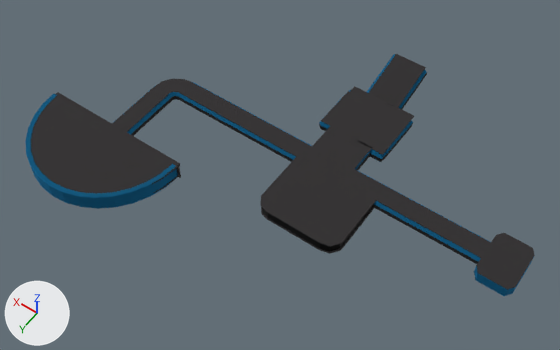
The Blender file BlenderModels/Chapter1/Chapter1-1Mesh.blend, before and after one commit.
Both versions are drawn from a 50 mm camera at (-89.0, 155.0, 250.0) aimed at (25.0, -5.0, -1.0). Lighting does not change. The marker at lower left points along +X, +Y and +Z.
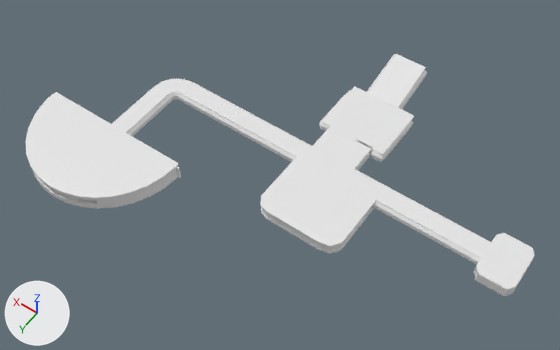
What changed in the scene script:
```text
Change me_plane_010:
    where me_plane_010.from_pydata(...)  # 160 vertices, 158 faces; spans x -1.0..0.92, y -0.94..0.98, z -0.09..0.0
    remove me_plane_010.materials.append(mat_material)  # black #2e2b2c
Change me_plane_005:
    where me_plane_005.from_pydata(...)  # 104 vertices, 102 faces; spans x -4.61..4.36, y -6.93..1.0, z -0.16..6.0
    remove me_plane_005.materials.append(mat_material)  # black #2e2b2c
Change me_semi_circle_002:
    where me_semi_circle_002.from_pydata(...)  # 90 vertices, 162 faces; spans x -25.0..1.2, y -25.0..25.0, z -8.6..5.0
    remove me_semi_circle_002.materials.append(mat_material_005)  # black #2e2b2c
Change me_cylinder_001:
    used by ob_cylinder; location = (93.1, 19.9, 2.5); rotation_euler = (0.0, 0.0, -1.571), in degrees (0, 0, -90); scale = (34.7, 32.8, 3.62)
    remove me_cylinder_001.from_pydata(...)  # 34 vertices, 16 faces; spans x -1.0..0.0, y -1.0..1.0, z -1.0..1.0
    add me_cylinder_001.from_pydata(...)  # 467 vertices, 274 faces; spans x -1.0..0.0, y -1.0..1.0, z -1.0..1.0
    me_cylinder_001 part 1: 356 vertices added at x -1.0..-0.83, y -0.56..0.56, z -1.0..1.0
    me_cylinder_001 part 2: 77 vertices added at x -0.2..0.0, y -1.0..-0.98, z -1.0..1.0
    me_cylinder_001 part 3: 6 faces spanning x -0.71..0.0, y -0.92..1.0, z -1.0..1.0 switch from mat_wallsidestripes (blue #177aad) to no material
Change me_cube_001:
    where me_cube_001.from_pydata(...)  # 154 vertices, 90 faces; spans x -1.2..67.0, y -3.7..39.9, z -1.0..0.8
    remove me_cube_001.materials.append(mat_material_003)  # black #000000
Change me_cube_003:
    used by ob_chamberwallsright; location = (21.4, -10.9, 2.6); rotation_euler = (0.0, -3.142, 0.0), in degrees (0, -180, 0); scale = (0.31, 0.673, 2.59)
    remove me_cube_003.from_pydata(...)  # 44 vertices, 42 faces; spans x -1.0..49.1, y -2.8..39.9, z -0.8..1.1
    remove me_cube_003.materials.append(mat_material_003)  # black #000000
    add me_cube_003.from_pydata(...)  # 84 vertices, 44 faces; spans x -1.0..49.1, y -2.8..39.9, z -0.7..0.9
    me_cube_003 part 4: 42 vertices removed from x -1.0..49.1, y -2.8..39.9, z -0.8..1.1; 82 vertices added at x -1.0..49.1, y -2.8..39.9, z -0.7..0.9
Change me_plane_019:
    where me_plane_019.from_pydata(...)  # 42 vertices, 35 faces; spans x -7.42..1.0, y -1.0..1.0, z 0.0..0.17
    remove me_plane_019.materials.append(mat_wallsidestripes)  # blue #177aad
Change me_plane_020:
    where me_plane_020.from_pydata(...)  # 20 vertices, 18 faces; spans x -7.41..1.0, y -1.0..1.0, z 0.0..0.17
    remove me_plane_020.materials.append(mat_middlewallstripe)  # black #3b3b3b
Change me_plane_052:
    where me_plane_052.from_pydata(...)  # 44 vertices, 42 faces; spans x -1.01..1.49, y -1.0..8.97, z -0.16..0.0
    remove me_plane_052.materials.append(mat_material)  # black #2e2b2c
Change me_plane_061:
    where me_plane_061.from_pydata(...)  # 493 vertices, 277 faces; spans x -12.7..1.9, y -29.6..39.9, z -29.6..48.4
    remove me_plane_061.materials.append(mat_wallsidestripes)  # blue #177aad
Change me_plane_066:
    where me_plane_066.from_pydata(...)  # 48 vertices, 46 faces; spans x -1.1..10.8, y -1.0..1.0, z -31.4..0.2
    remove me_plane_066.materials.append(mat_middlewallstripe)  # black #3b3b3b
Change me_plane_067:
    where me_plane_067.from_pydata(...)  # 48 vertices, 46 faces; spans x -1.1..11.1, y -1.0..23.3, z -0.1..23.4
    remove me_plane_067.materials.append(mat_wallsidestripes)  # blue #177aad
Change me_plane_006:
    where me_plane_006.from_pydata(...)  # 112 vertices, 110 faces; spans x -9.8..1.7, y -6.8..1.0, z -60.8..0.2
    remove me_plane_006.materials.append(mat_middlewallstripe)  # black #3b3b3b
Change me_plane_007:
    where me_plane_007.from_pydata(...)  # 112 vertices, 110 faces; spans x -9.8..1.9, y -1.0..39.6, z -47.5..0.2
    remove me_plane_007.materials.append(mat_wallsidestripes)  # blue #177aad
Change me_plane_008:
    where me_plane_008.from_pydata(...)  # 190 vertices, 188 faces; spans x -1.0..1.0, y -1.0..1.0, z -0.35..0.0
    remove me_plane_008.materials.append(mat_material)  # black #2e2b2c
Change me_cube:
    where me_cube.from_pydata(...)  # 76 vertices, 74 faces; spans x -143.6..1.1, y -17.9..4.0, z -1.0..1.0
    remove me_cube.materials.append(mat_wallsidestripes)  # blue #177aad
```

Where the change shows, as pixel boxes [x1, y1, x2, y2] in the pictures (560 x 350 px; the box of a moved part takes in the faces that stretch with it):
'semi_circle.001', recoloured (black to white): [31, 92, 180, 194] in both
'Plane.051', recoloured (black to white): [112, 79, 491, 258] in both
'Plane.013', recoloured (black to white): [312, 54, 426, 172] in both
'Plane.009', recoloured (black to white): [261, 157, 376, 247] in both
'Plane.008', recoloured (black to white): [476, 233, 535, 290] in both
'Plane.030', recoloured (blue to white): [126, 92, 295, 160] in both
'Plane.018', recoloured (blue to white): [374, 201, 481, 262] in both
'Plane.029', recoloured (black to grey): [131, 96, 293, 162] in both
'Plane.006', recoloured (blue to grey): [355, 70, 490, 242] in both
'Plane.019', recoloured (black to grey): [372, 204, 478, 264] in both
'Cube', recoloured (blue to grey): [474, 257, 534, 296] in both
'ChamberWallsLeft', recoloured (black to grey): [288, 206, 372, 251] in both
'Plane.012', recoloured (blue to white): [115, 54, 396, 146] in both
'Plane.004', recoloured: [356, 73, 457, 224] in both
'Plane', recoloured: [358, 156, 370, 170] in both
part 1 of me_cylinder_001, added: after [25, 140, 116, 209]
part 2 of me_cylinder_001, added: after [146, 164, 178, 196]
part 3 of me_cylinder_001, recoloured (blue to white): [26, 94, 150, 207] in both
part 4 of me_cube_003, moved or reshaped: [262, 208, 288, 230] in both
